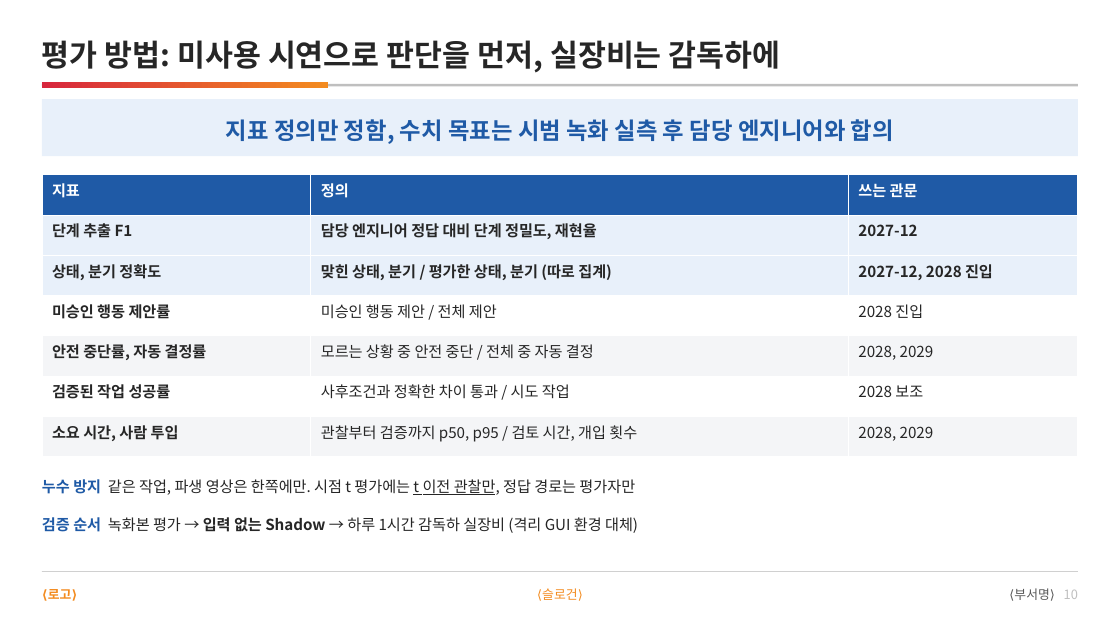
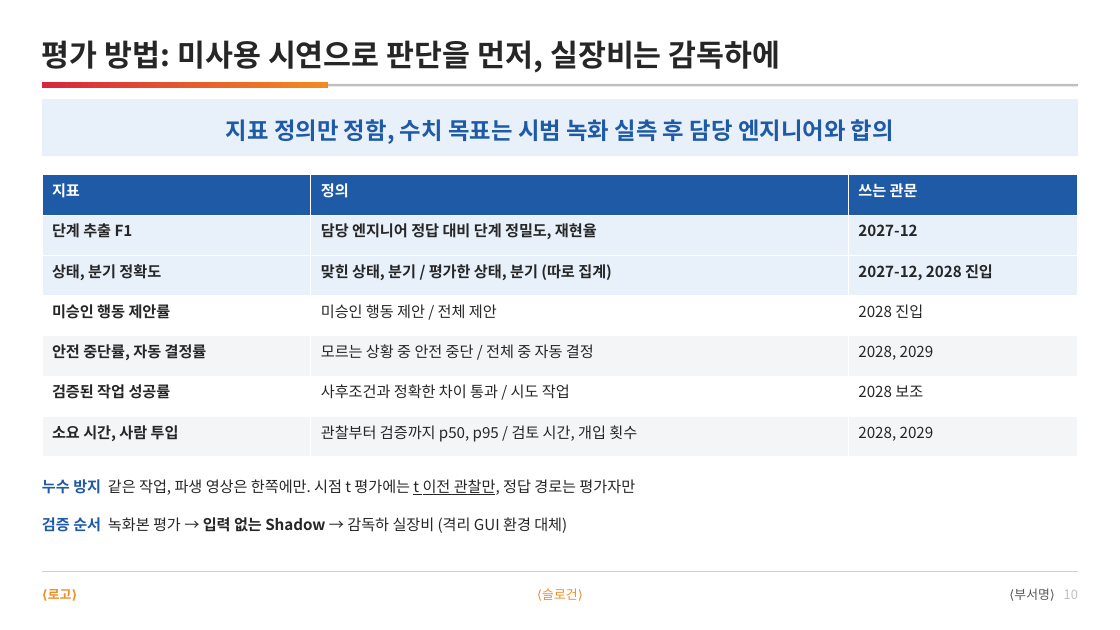
Before and after one commit to DarrenKoi/pm_notes, a slide deck: slide 10 of my-task/arc-tf/deliverables/arc-tf-team-full.pptx. Drawn at 1120x630 pixels with LibreOffice and Linux fonts; fonts in the diff are those of the drawing. Boxes give left, top, right and bottom in pixels: in the first picture for what was removed or moved away, otherwise in the second. Text is boxed around its words. In the diff, an @@ line names an element or a change of style, - is before the commit and + after.

```diff
--- a/my-task/arc-tf/deliverables/arc-tf-team-full.pptx
+++ b/my-task/arc-tf/deliverables/arc-tf-team-full.pptx
@@ text at <box>42,517,567,533</box>: text changed @@
-검증 순서 녹화본 평가 → 입력 없는 Shadow → 하루 1시간 감독하 실장비 (격리 GUI 환경 대체)
+검증 순서 녹화본 평가 → 입력 없는 Shadow → 감독하 실장비 (격리 GUI 환경 대체)
```
Also in this commit, not shown: 12 other files.
